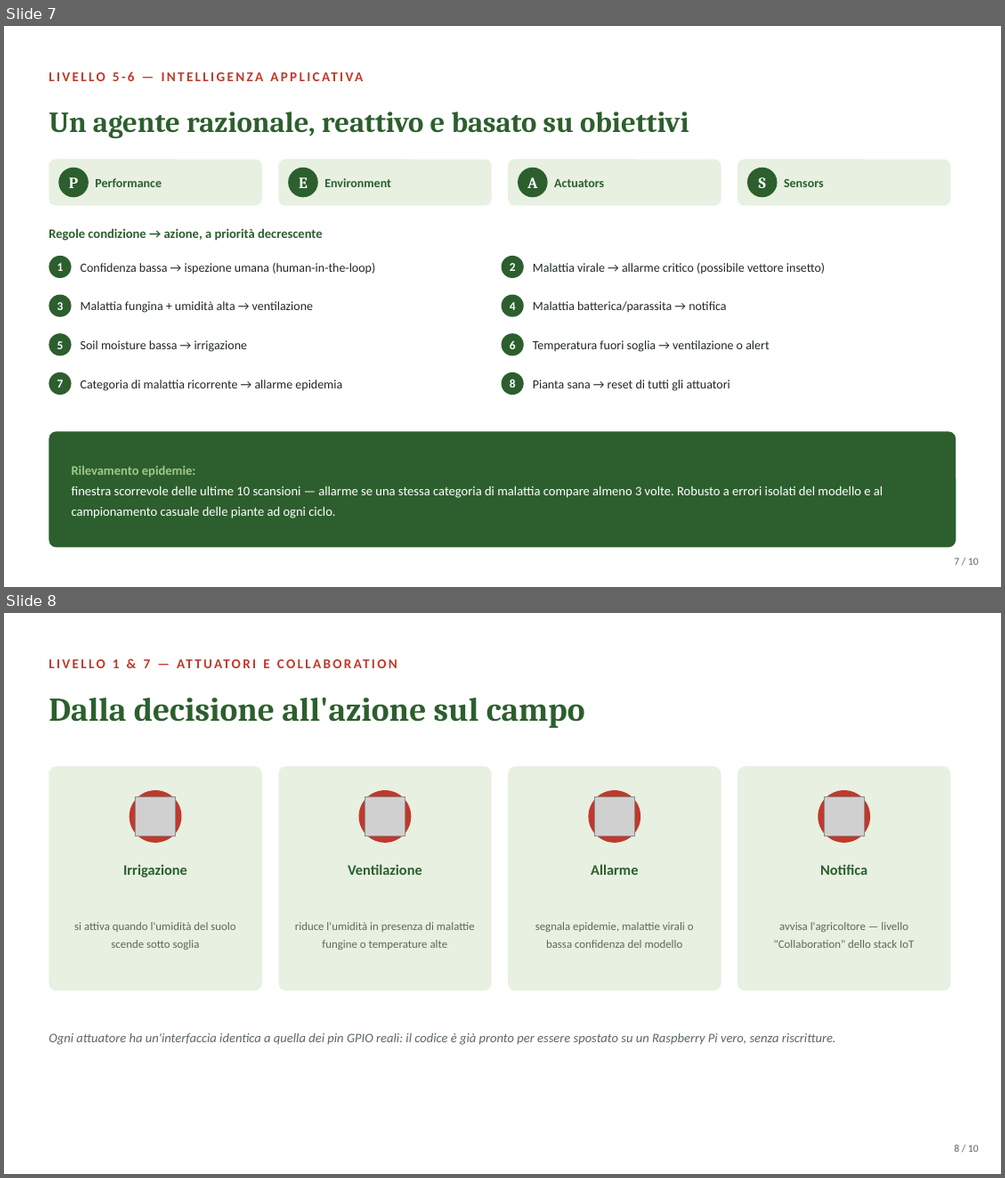
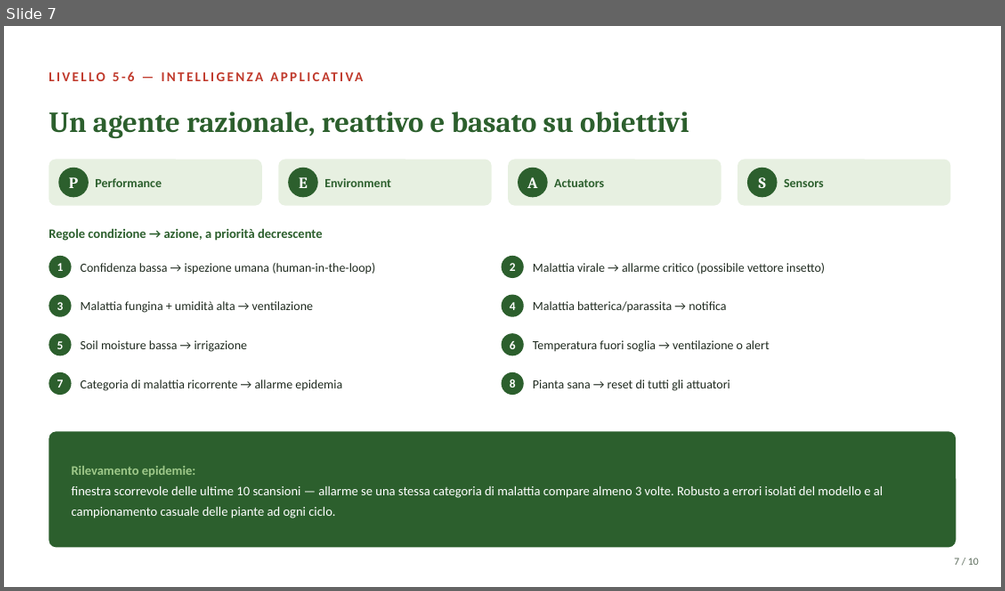
Before and after one commit to terrecruis/PomodorIA, a slide deck: docs/presentazione/PomodorIA_Presentazione.pptx. Shown one above the other, each under a label of ours: slides 7 and 8 before the commit, slide 7 after it. The pictures are 1005x1178 and 1005x591 pixels, drawn with LibreOffice and Linux fonts; fonts in the diff are those of the drawing; grey boxes stand for pictures. Boxes give left, top, right and bottom in pixels: in the first picture for what was removed or moved away, otherwise in the second. Text is boxed around its words. In the diff, an @@ line names an element or a change of style, - is before the commit and + after.

```diff
--- a/docs/presentazione/PomodorIA_Presentazione.pptx
+++ b/docs/presentazione/PomodorIA_Presentazione.pptx
@@ slide 8 removed at box(4, 613, 1001, 1174), background #FFFFFF @@
@@ text removed at box(113, 659, 845, 948) @@
-LIVELLO 1 & 7 — ATTUATORI E COLLABORATION
@@ text removed at box(48, 697, 585, 728) @@
-Dalla decisione all'azione sul campo
@@ rounded rectangle removed at box(48, 766, 262, 990) @@
@@ rounded rectangle removed at box(278, 766, 492, 990) @@
@@ rounded rectangle removed at box(508, 766, 721, 990) @@
@@ rounded rectangle removed at box(737, 766, 951, 990) @@
@@ ellipse removed at box(129, 790, 182, 843) @@
@@ picture removed at box(136, 796, 175, 835) @@
@@ ellipse removed at box(359, 790, 412, 843) @@
@@ picture removed at box(365, 796, 404, 835) @@
@@ ellipse removed at box(589, 790, 641, 843) @@
@@ picture removed at box(595, 796, 634, 835) @@
@@ ellipse removed at box(817, 790, 870, 843) @@
@@ picture removed at box(825, 796, 864, 835) @@
@@ text removed at box(123, 864, 187, 877) @@
-Irrigazione
@@ text removed at box(348, 864, 422, 875) @@
-Ventilazione
@@ text removed at box(591, 864, 638, 875) @@
-Allarme
@@ text removed at box(820, 864, 867, 875) @@
-Notifica
@@ text removed at box(74, 922, 235, 949) @@
-si attiva quando l'umidità del suolo scende sotto soglia
@@ text removed at box(295, 922, 475, 949) @@
-riduce l'umidità in presenza di malattie fungine o temperature alte
@@ text removed at box(535, 922, 694, 948) @@
-segnala epidemie, malattie virali o bassa confidenza del modello
@@ text removed at box(779, 922, 914, 948) @@
-avvisa l'agricoltore — livello "Collaboration" dello stack IoT
@@ text removed at box(48, 1033, 836, 1045) @@
-Ogni attuatore ha un'interfaccia identica a quella dei pin GPIO reali: il codice è già pronto per essere spostato su un Raspberry Pi vero, senza riscritture.
@@ text removed at box(954, 1144, 979, 1151) @@
-8 / 10
```
Also in this commit, not shown: 2 slides changed, 1 slide added, 1 other file.
